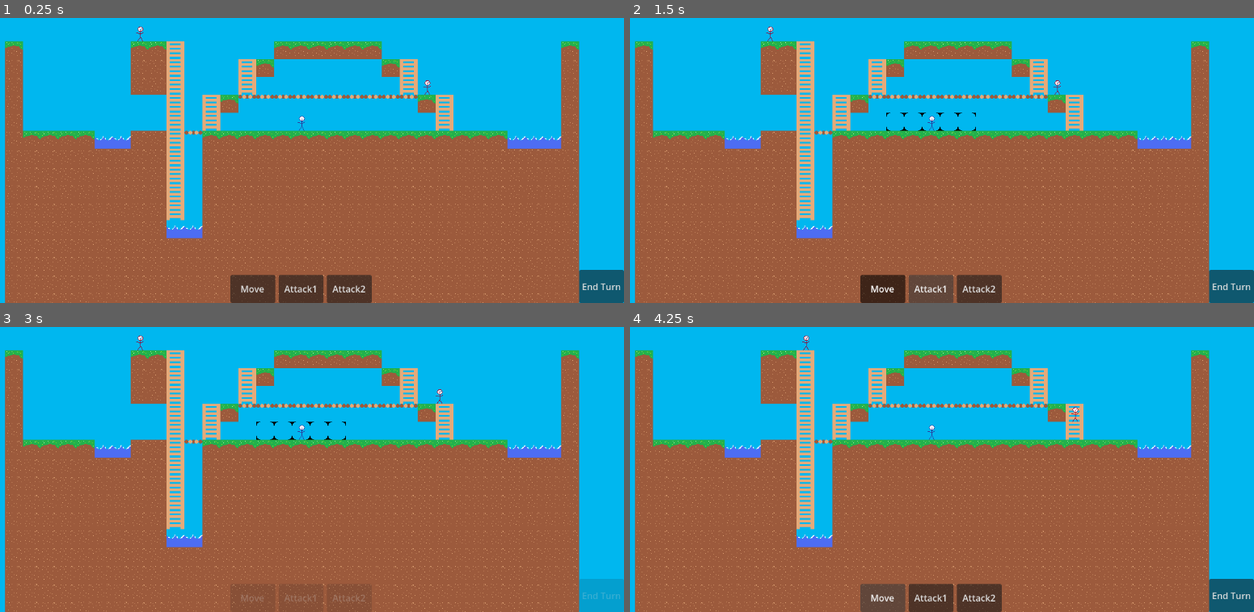
Above: before the commit, frames 1-4 (two rows, left to right).
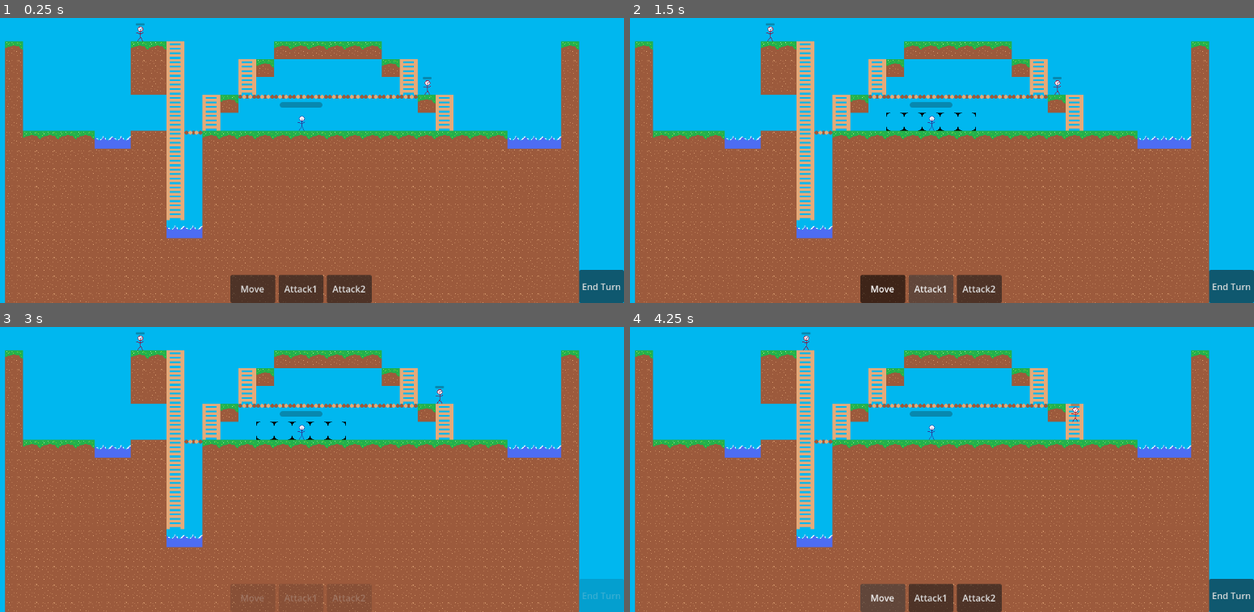
Above: after the commit, the same moments.

Repository: Oz315/Turn_Based_Game
Game: Godot game, scene res://main.tscn
Two runs of this game, one before a commit and one after it. Both use one fixed random seed, a clock stepped at 60 frames per second and the inputs below.
Inputs:
- Up to frame 1 (0.25 s): no input
- Up to frame 2 (1.5 s): click "Move" at 0.5 s; click "Attack1" at 1.25 s
- Up to frame 3 (3 s): click "Attack2" at 2 s; click "End Turn" at 2.75 s
- Up to frame 4 (4.25 s): click "Move" at 3.5 s

The runs differ from the first frame. In frame 1, 0.2% of the frame differs, in the area x 21-70%, y 1-32%; in frame 2, 0.2%; in frame 3, 0.2%; in frame 4, 0.2%.

Commit message:
health component, basic turn actions

Diff:
--- /dev/null
+++ b/actions/action_types/melee_action.gd
@@ -0,0 +1,43 @@
+extends TurnAction
+## Basic single-target melee attacks with a range, attack animation, and damage amount
+
+class_name MeleeAction
+
+@export var damage: int
+@export var range: int
+@export var animation_name: String = "attack"
+
+func hint(caller: Node2D, level: Level) -> Array[Vector2i]:
+	var caller_pos = level.tile_pos(caller)
+
+	var cells: Array[Vector2i] = []
+
+	for pos in level.occupancy:
+		if validate(caller, pos, level):
+			cells.append(pos)
+
+	return cells
+
+func validate(caller: Node2D, target:Vector2i, level: Level) -> bool:
+	var opponent = level.occupancy[target]
+	if opponent == caller:
+		return false
+	return level.tile_pos(caller).distance_to(target) < range
+
+func execute(caller: Node2D, target:Vector2i, level: Level):
+	var opponent = level.occupancy.get(target)
+
+	if opponent == null:
+		return
+
+	var anim_player = caller.get_node("AnimationPlayer") as AnimationPlayer
+
+	# play the attack animation and wait for the keyframed signal to apply damage
+	if anim_player != null:
+		anim_player.play(animation_name)
+		await caller.action_strike
+
+	apply_damage(opponent, damage)
+
+	if anim_player != null && anim_player.is_playing():
+		await anim_player.animation_finished
--- /dev/null
+++ b/actions/action_types/turn_action.gd
@@ -0,0 +1,44 @@
+extends Resource
+## Base class for attacks
+##
+## To make a new attack, derive a class from this one and override hint(), validate(),
+## and execute(). See actions/melee_action.gd
+## Add helpers to this class if they can be resused across attacks, like walkable_cells()
+
+class_name TurnAction
+
+@export var icon: Texture2D = preload("res://actions/icons/no_icon_attack.png")
+@export var name: String = "Unnamed Attack"
+
+# use the levels ASTAR grid to find walkable cells within a given range
+func walkable_cells(pos: Vector2i, range: int, level: Level) -> Array[Vector2i]:
+	var cells: Array[Vector2i] = []
+	for x in range(-range, range):
+		for y in range(-range, range):
+			var p = pos + Vector2i(x, y)
+			if not level.astar_grid.is_point_solid(p):
+				cells.append(p)
+	return cells
+
+func health_component(node: Node) -> HealthComponent:
+	for child in node.get_children():
+		if child is HealthComponent:
+			return child
+	return null
+
+func apply_damage(node: Node, dmg: int) -> bool:
+	var hc = health_component(node)
+	if hc == null:
+		return false
+	hc.take_damage(dmg)
+	return true
+
+# override in attack scripts. See melee_action.gd
+func hint(caller: Node2D, level: Level) -> Array[Vector2i]:
+	return []
+
+func validate(caller: Node2D, target:Vector2i, level: Level) -> bool:
+	return true
+
+func execute(caller: Node2D, target:Vector2i, level: Level):
+	print(caller.name, " does nothing to ", target)
--- /dev/null
+++ b/actions/basic_attack.tres
@@ -0,0 +1,12 @@
+[gd_resource type="Resource" script_class="MeleeAction" format=3 uid="uid://d2erah5l8nc2e"]
+
+[ext_resource type="Script" uid="uid://41iyg81l0i8" path="res://actions/action_types/melee_action.gd" id="1_3qfcm"]
+[ext_resource type="Texture2D" uid="uid://rym2fjx6k64b" path="res://actions/icons/basic_attack.png" id="1_j4yb3"]
+
+[resource]
+script = ExtResource("1_3qfcm")
+damage = 5
+range = 1
+icon = ExtResource("1_j4yb3")
+name = "Basic Attack"
+metadata/_custom_type_script = "uid://41iyg81l0i8"
--- /dev/null
+++ b/actions/big_attack.tres
@@ -0,0 +1,10 @@
+[gd_resource type="Resource" script_class="MeleeAction" format=3 uid="uid://bn5h3kqu77hvj"]
+
+[ext_resource type="Script" uid="uid://41iyg81l0i8" path="res://actions/action_types/melee_action.gd" id="1_06tsv"]
+[ext_resource type="Texture2D" uid="uid://dcbjptwmm1hsa" path="res://actions/icons/big_attack.png" id="1_bnthu"]
+
+[resource]
+script = ExtResource("1_06tsv")
+icon = ExtResource("1_bnthu")
+name = "Big Attack"
+metadata/_custom_type_script = "uid://41iyg81l0i8"
--- a/enemies.gd
+++ b/enemies.gd
@@ -8,6 +8,30 @@
 var current_id_path: Array[Vector2i]
 var target_tile: Vector2i
 var intent = false
+
+# _emit_action_strike is keyframed in animations to trigger damage in attack scripts
+signal action_strike
+func _emit_action_strike():
+	action_strike.emit()
+
+# The list of actions/attacks this unit can play
+@export var actions: Array[TurnAction] = [preload("res://actions/basic_attack.tres")]
+
+@onready var health_bar = $ProgressBar
+@onready var health_component = $HealthComponent
+
+func _ready():
+	health_component.health_changed.connect(_on_health_changed)
+	health_component.health_depleted.connect(_on_health_depleted)
+
+func _on_health_changed(delta: int):
+	health_bar.value += delta
+
+func _on_health_depleted():
+	# die, somehow
+	# TODO
+	queue_free()
+	pass
 
 #This was just for testing
 #func _ready():
--- a/enemies.tscn
+++ b/enemies.tscn
@@ -2,6 +2,58 @@
 
 [ext_resource type="Script" uid="uid://xrqv2i1ngkvo" path="res://enemies.gd" id="1_g5tt5"]
 [ext_resource type="Texture2D" uid="uid://b3v4h1732e5sn" path="res://tiles/pixil-frame-0.png" id="1_gu34h"]
+[ext_resource type="Script" uid="uid://bv0aoeby5lp7e" path="res://health_component.gd" id="3_fqt3r"]
+
+[sub_resource type="Animation" id="Animation_g5tt5"]
+length = 0.001
+tracks/0/type = "value"
+tracks/0/imported = false
+tracks/0/enabled = true
+tracks/0/path = NodePath("Sprite2D:skew")
+tracks/0/interp = 1
+tracks/0/loop_wrap = true
+tracks/0/keys = {
+"times": PackedFloat32Array(0),
+"transitions": PackedFloat32Array(1),
+"update": 0,
+"values": [0.0]
+}
+
+[sub_resource type="Animation" id="Animation_fqt3r"]
+resource_name = "attack"
+length = 0.3
+tracks/0/type = "value"
+tracks/0/imported = false
+tracks/0/enabled = true
+tracks/0/path = NodePath("Sprite2D:skew")
+tracks/0/interp = 1
+tracks/0/loop_wrap = true
+tracks/0/keys = {
+"times": PackedFloat32Array(0, 0.10007151, 0.3),
+"transitions": PackedFloat32Array(1, 1, 1),
+"update": 0,
+"values": [0.0, 0.61086524, 0.0]
+}
+tracks/1/type = "method"
+tracks/1/imported = false
+tracks/1/enabled = true
+tracks/1/path = NodePath(".")
+tracks/1/interp = 1
+tracks/1/loop_wrap = true
+tracks/1/keys = {
+"times": PackedFloat32Array(0.1),
+"transitions": PackedFloat32Array(1),
+"values": [{
+"args": [],
+"method": &"_emit_action_strike"
+}]
+}
+
+[sub_resource type="AnimationLibrary" id="AnimationLibrary_5rkbg"]
+_data = {
+&"RESET": SubResource("Animation_g5tt5"),
+&"attack": SubResource("Animation_fqt3r")
+}
 
 [node name="Enemies" type="Node2D" unique_id=184206467 groups=["enemy_units"]]
 script = ExtResource("1_g5tt5")
@@ -10,3 +62,17 @@
 texture = ExtResource("1_gu34h")
 region_enabled = true
 region_rect = Rect2(64, 32, 32, 32)
+
+[node name="ProgressBar" type="ProgressBar" parent="." unique_id=1561813557]
+offset_left = -7.0
+offset_top = -16.0
+offset_right = 9.0
+offset_bottom = -12.0
+show_percentage = false
+
+[node name="AnimationPlayer" type="AnimationPlayer" parent="." unique_id=335483943]
+libraries/ = SubResource("AnimationLibrary_5rkbg")
+
+[node name="HealthComponent" type="Node" parent="." unique_id=223262345]
+script = ExtResource("3_fqt3r")
+metadata/_custom_type_script = "uid://bv0aoeby5lp7e"
--- /dev/null
+++ b/health_component.gd
@@ -0,0 +1,31 @@
+extends Node
+## A health component. Add as child to a node to let it take damage from attacks,
+## assuming its also in the level.occupancy Dictionary
+##
+## If we want to add resistances or status effects we might do it here?
+
+# mostly from
+# https://www.youtube.com/watch?v=52rAz9tK5Fk
+class_name HealthComponent
+
+signal health_changed(diff: int)
+signal health_depleted
+
+@export var max_health: int = 100
+@onready var health: int = max_health: set = set_health, get = get_health
+
+func set_health(v: int):
+	var delta = v - health
+	health_changed.emit(delta)
+
+	health = v
+
+	if health == 0:
+		health_depleted.emit()
+
+func get_health() -> int:
+	return health
+
+func take_damage(damage: int):
+	var actual = clampi(damage, 0, health)
+	health = health - actual
--- a/levels.gd
+++ b/levels.gd
@@ -1,10 +1,16 @@
 extends Node2D
+
+# added for syntax highlighting / linting / autocomplete
+# not sure if it interferes with anything else or not
+class_name Level
 
 @onready var tile_map: TileMapLayer
 @onready var ground_layer: TileMapLayer
 @onready var move_layer: TileMapLayer
 
 var astar_grid: AStarGrid2D
+
+var occupancy: Dictionary[Vector2i, Node2D]
 
 #improved pathing, instead of having player and enemies find the level root, this level root
 #just gives its location to them, so its more dynamic and doesn't matter where they hide, so long
@@ -17,7 +23,20 @@
 	var units = get_tree().get_nodes_in_group("player_units") + get_tree().get_nodes_in_group("enemy_units")
 	for unit in units:
 		unit.level = self #updates the variable level in enemies and player
+	SignalBus.any_moved.connect(_on_any_moved)
 
+
+func tile_pos(node: Node2D):
+	return tile_map.local_to_map(node.global_position)
+
+func _on_any_moved():
+	update_occupancy()
+
+func update_occupancy():
+	occupancy.clear()
+	var units = get_tree().get_nodes_in_group("player_units") + get_tree().get_nodes_in_group("enemy_units")
+	for unit in units:
+		occupancy[tile_map.local_to_map(unit.global_position)] = unit
 
 #This is in levels so we only have to generate it every new level, from my understanding most of these commands are
 #just standard protocol when making an AStarGrid2D, I got this from a Youtube Tutorial btw
@@ -58,3 +77,8 @@
 			var path = astar_grid.get_id_path(player_tile, target_tile)
 			if path.size() > 0 and path.size() <= max_range+1:
 				move_layer.set_cell(target_tile, 0, Vector2i(0,0))
+
+func show_hint(positions, atlas_coords):
+	move_layer.clear()
+	for pos in positions:
+		move_layer.set_cell(pos, 0, atlas_coords)
--- a/player.gd
+++ b/player.gd
@@ -7,6 +7,30 @@
 var is_moving = false
 #I haven't implemented an attack mode yet
 var is_attacking = false
+
+# _emit_action_strike is keyframed in animations to trigger damage in attack scripts
+signal action_strike
+func _emit_action_strike():
+	action_strike.emit()
+
+# The list of actions/attacks available to the player
+@export var actions: Array[TurnAction] = [preload("res://actions/basic_attack.tres")]
+
+@onready var health_bar = $ProgressBar
+@onready var health_component = $HealthComponent
+
+func _ready():
+	health_component.health_changed.connect(_on_health_changed)
+	health_component.health_depleted.connect(_on_health_depleted)
+
+func _on_health_changed(delta: int):
+	health_bar.value += delta
+
+func _on_health_depleted():
+	# die, somehow
+	# TODO
+	queue_free()
+	pass
 
 #Just resets the players turn with the boolean change
 func new_turn():
--- a/player.tscn
+++ b/player.tscn
@@ -3,6 +3,82 @@
 [ext_resource type="Texture2D" uid="uid://b3v4h1732e5sn" path="res://tiles/pixil-frame-0.png" id="1_4flbx"]
 [ext_resource type="Script" uid="uid://bdamioekqrmi3" path="res://player.gd" id="1_onrkg"]
 [ext_resource type="Script" uid="uid://cclxfhhjjd7ky" path="res://camera_2d.gd" id="3_i3pqv"]
+[ext_resource type="Script" uid="uid://bv0aoeby5lp7e" path="res://health_component.gd" id="4_hqtel"]
+
+[sub_resource type="Animation" id="Animation_i3pqv"]
+length = 0.001
+tracks/0/type = "value"
+tracks/0/imported = false
+tracks/0/enabled = true
+tracks/0/path = NodePath("Sprite2D:rotation")
+tracks/0/interp = 1
+tracks/0/loop_wrap = true
+tracks/0/keys = {
+"times": PackedFloat32Array(0),
+"transitions": PackedFloat32Array(1),
+"update": 0,
+"values": [0.0]
+}
+tracks/1/type = "value"
+tracks/1/imported = false
+tracks/1/enabled = true
+tracks/1/path = NodePath("Sprite2D:scale")
+tracks/1/interp = 1
+tracks/1/loop_wrap = true
+tracks/1/keys = {
+"times": PackedFloat32Array(0),
+"transitions": PackedFloat32Array(1),
+"update": 0,
+"values": [Vector2(1, 1)]
+}
+
+[sub_resource type="Animation" id="Animation_hqtel"]
+resource_name = "attack"
+length = 0.3
+tracks/0/type = "value"
+tracks/0/imported = false
+tracks/0/enabled = true
+tracks/0/path = NodePath("Sprite2D:rotation")
+tracks/0/interp = 1
+tracks/0/loop_wrap = true
+tracks/0/keys = {
+"times": PackedFloat32Array(0, 0.099999994, 0.3),
+"transitions": PackedFloat32Array(1, 1, 1),
+"update": 0,
+"values": [0.0, 0.43284166, 0.0]
+}
+tracks/1/type = "value"
+tracks/1/imported = false
+tracks/1/enabled = true
+tracks/1/path = NodePath("Sprite2D:scale")
+tracks/1/interp = 1
+tracks/1/loop_wrap = true
+tracks/1/keys = {
+"times": PackedFloat32Array(0, 0.099999994, 0.3),
+"transitions": PackedFloat32Array(1, 1, 1),
+"update": 0,
+"values": [Vector2(1, 1), Vector2(1.3, 1.3), Vector2(1, 1)]
+}
+tracks/2/type = "method"
+tracks/2/imported = false
+tracks/2/enabled = true
+tracks/2/path = NodePath(".")
+tracks/2/interp = 1
+tracks/2/loop_wrap = true
+tracks/2/keys = {
+"times": PackedFloat32Array(0.1),
+"transitions": PackedFloat32Array(1),
+"values": [{
+"args": [],
+"method": &"_emit_action_strike"
+}]
+}
+
+[sub_resource type="AnimationLibrary" id="AnimationLibrary_sweqy"]
+_data = {
+&"RESET": SubResource("Animation_i3pqv"),
+&"attack": SubResource("Animation_hqtel")
+}
 
 [node name="Player" type="Node2D" unique_id=2078899362 groups=["player_units"]]
 script = ExtResource("1_onrkg")
@@ -14,3 +90,17 @@
 
 [node name="Camera2D" type="Camera2D" parent="." unique_id=453182132]
 script = ExtResource("3_i3pqv")
+
+[node name="ProgressBar" type="ProgressBar" parent="." unique_id=1869163387]
+offset_left = -38.0
+offset_top = -35.0
+offset_right = 38.0
+offset_bottom = -25.0
+show_percentage = false
+
+[node name="AnimationPlayer" type="AnimationPlayer" parent="." unique_id=1715712998]
+libraries/ = SubResource("AnimationLibrary_sweqy")
+
+[node name="HealthComponent" type="Node" parent="." unique_id=2057497347]
+script = ExtResource("4_hqtel")
+metadata/_custom_type_script = "uid://bv0aoeby5lp7e"
--- a/project.godot
+++ b/project.godot
@@ -14,6 +14,10 @@
 run/main_scene="uid://tnsa4cdericw"
 config/features=PackedStringArray("4.6", "Forward Plus")
 config/icon="res://icon.svg"
+
+[autoload]
+
+SignalBus="*uid://dfae70u4bdkse"
 
 [global_group]
 
--- /dev/null
+++ b/signal_bus.gd
@@ -0,0 +1,3 @@
+extends Node
+
+signal any_moved
Not shown, added: actions/action_types/melee_action.gd.uid
Not shown, added: actions/action_types/turn_action.gd.uid
Binary file added: actions/icons/basic_attack.png
Not shown, added: actions/icons/basic_attack.png.import
Binary file added: actions/icons/big_attack.png
Not shown, added: actions/icons/big_attack.png.import
Binary file added: actions/icons/jump_attack_simple.png
Not shown, added: actions/icons/jump_attack_simple.png.import
Binary file added: actions/icons/no_icon_attack.png
Not shown, added: actions/icons/no_icon_attack.png.import
Not shown, added: health_component.gd.uid
Not shown, added: signal_bus.gd.uid
